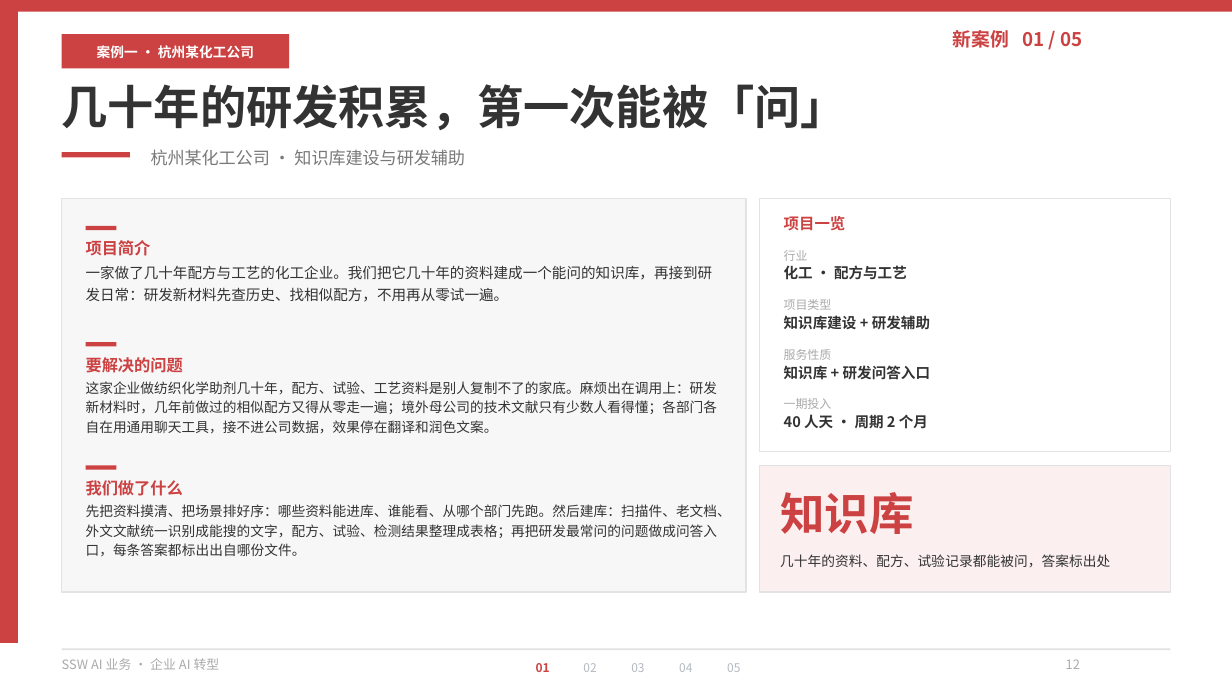
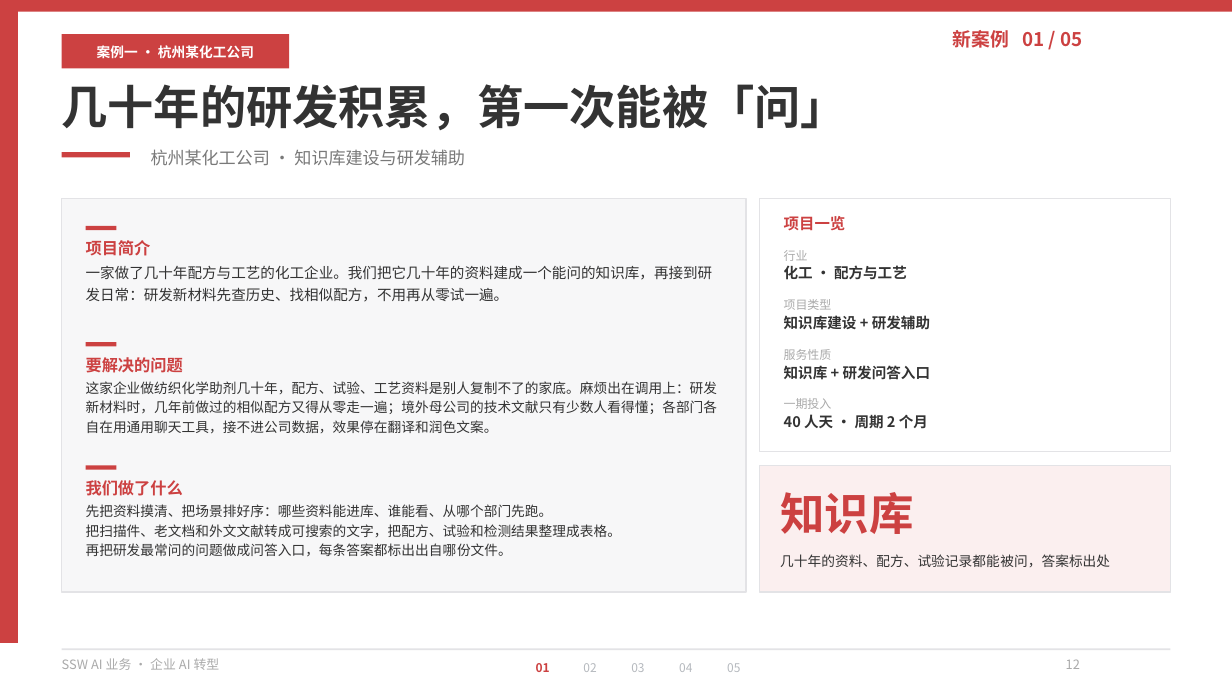
Before and after one commit to hveraus/ssw-business, a slide deck: slide 12 of SSW AI 业务_v2/SSW AI 业务_v3.pptx. Drawn at 1232x693 pixels with LibreOffice and Linux fonts; fonts in the diff are those of the drawing. Boxes give left, top, right and bottom in pixels: in the first picture for what was removed or moved away, otherwise in the second. Text is boxed around its words. In the diff, an @@ line names an element or a change of style, - is before the commit and + after.

```diff
--- a/SSW AI 业务_v2/SSW AI 业务_v3.pptx
+++ b/SSW AI 业务_v2/SSW AI 业务_v3.pptx
@@ text at (86,504,621,557): text changed @@
-先把资料摸清、把场景排好序：哪些资料能进库、谁能看、从哪个部门先跑。然后建库：扫描件、老文档、外文文献统一识别成能搜的文字，配方、试验、检测结果整理成表格；再把研发最常问的问题做成问答入口，每条答案都标出出自哪份文件。
+先把资料摸清、把场景排好序：哪些资料能进库、谁能看、从哪个部门先跑。
+把扫描件、老文档和外文文献转成可搜索的文字，把配方、试验和检测结果整理成表格。
+再把研发最常问的问题做成问答入口，每条答案都标出出自哪份文件。
```
Also in this commit, not shown: 30 other slides changed, 1 slide added, 4 other files.
